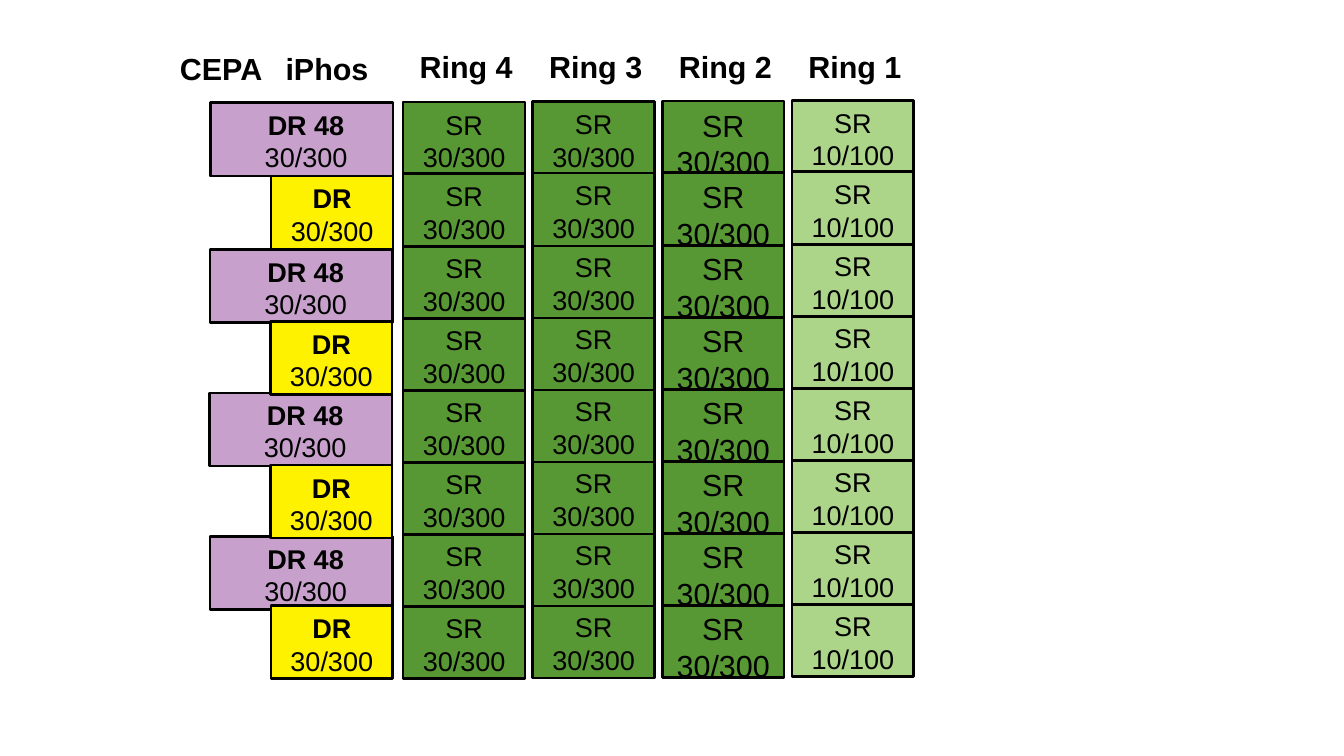
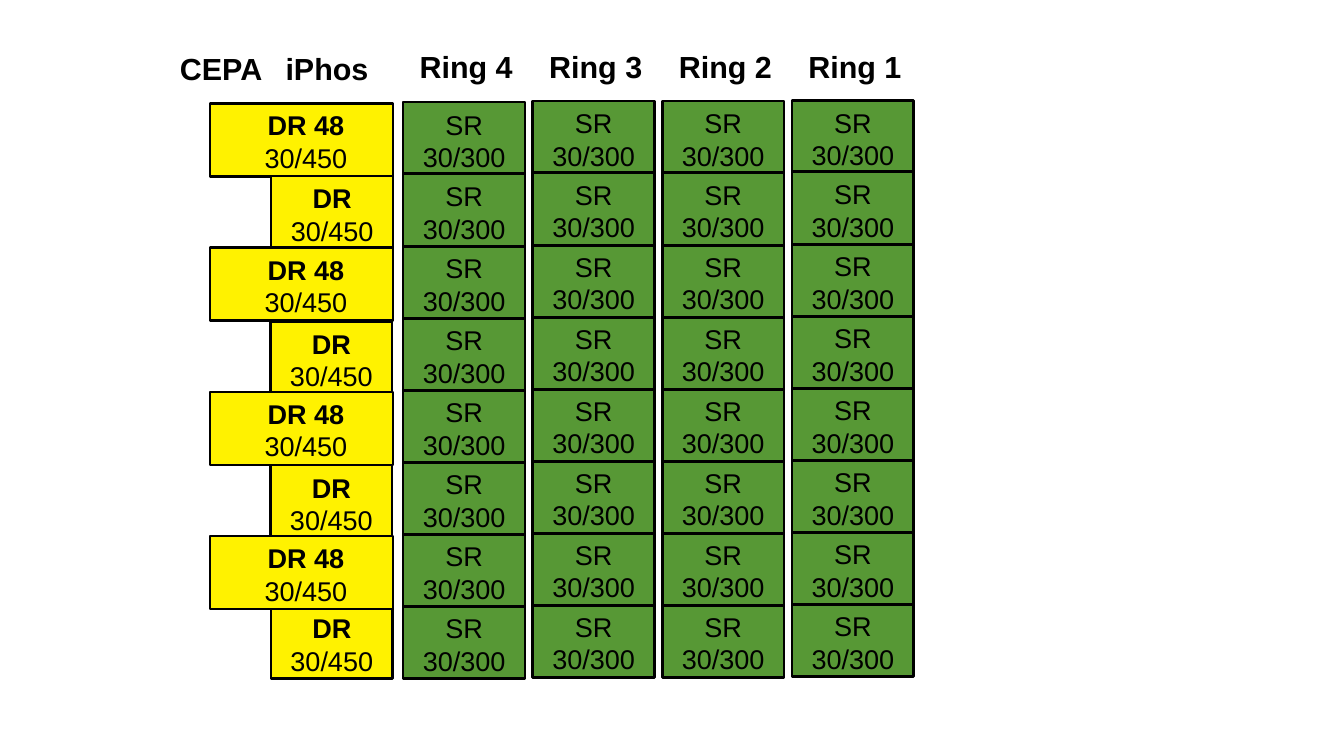
Before and after one commit to jenegger/r3bweek_24_paris, a slide deck: slide 3 of picture_final.odp (slide 1 before the commit). Drawn at 1344x756 pixels with LibreOffice and Linux fonts; fonts in the diff are those of the drawing. Boxes give left, top, right and bottom in pixels: in the first picture for what was removed or moved away, otherwise in the second. Text is boxed around its words. In the diff, an @@ line names an element or a change of style, - is before the commit and + after.

```diff
--- a/picture_final.odp
+++ b/picture_final.odp
@@ rectangle removed at (211, 102, 394, 176) @@
@@ text at (265, 116, 348, 169): text changed @@
-DR 48 30/300
+DR 48 30/450
@@ text at (812, 114, 895, 166): text changed @@
-SR 10/100
+SR 30/300
@@ size 18 to 16 pt in 8 elements at (682, 114, 765, 167), (812, 545, 895, 598), (812, 617, 895, 670), (682, 474, 765, 526), (682, 402, 765, 454), (682, 330, 765, 382), (682, 258, 765, 310), (682, 186, 765, 238) @@
@@ fill #ADD58A to #579835 in 8 elements at (793, 100, 915, 173), (793, 604, 915, 677), (793, 532, 915, 605), (793, 460, 915, 533), (793, 388, 915, 461), (793, 316, 915, 389), (793, 244, 915, 317), (793, 172, 915, 245) @@
@@ text at (812, 185, 895, 238): text changed @@
-SR 10/100
+SR 30/300
@@ text at (314, 219, 506, 425): text changed @@
-DR 48 30/300
+DR 48 30/450
@@ fill #C7A0CB to #FFF200 in 4 elements at (210, 537, 393, 610), (210, 104, 393, 177), (210, 391, 393, 465), (210, 248, 393, 321) @@
@@ text at (265, 261, 348, 313): text changed @@
-DR 48 30/300
+DR 48 30/450
@@ text at (812, 257, 895, 310): text changed @@
-SR 10/100
+SR 30/300
@@ text at (812, 329, 895, 382): text changed @@
-SR 10/100
+SR 30/300
@@ text at (290, 335, 373, 387): text changed @@
-DR 30/300
+DR 30/450
@@ text at (265, 405, 348, 457): text changed @@
-DR 30/300
+DR 30/450
@@ text at (812, 401, 895, 454): text changed @@
-SR 10/100
+SR 30/300
@@ text added at (290, 479, 373, 531), 16 pt, text #000000 @@
+DR 30/450
@@ text at (812, 473, 895, 526): text changed @@
-SR 10/100
+SR 30/300
@@ text at (265, 549, 348, 602): text changed @@
-DR 48 30/300
+DR 48 30/450
@@ text at (812, 545, 895, 598): text changed @@
-SR 10/100
+SR 30/300
@@ text at (290, 619, 373, 672): text changed @@
-DR 30/300
+DR 30/450
@@ text at (812, 617, 895, 670): text changed @@
-SR 10/100
+SR 30/300
```
Also in this commit, not shown: 3 slides added, 7 other files.
